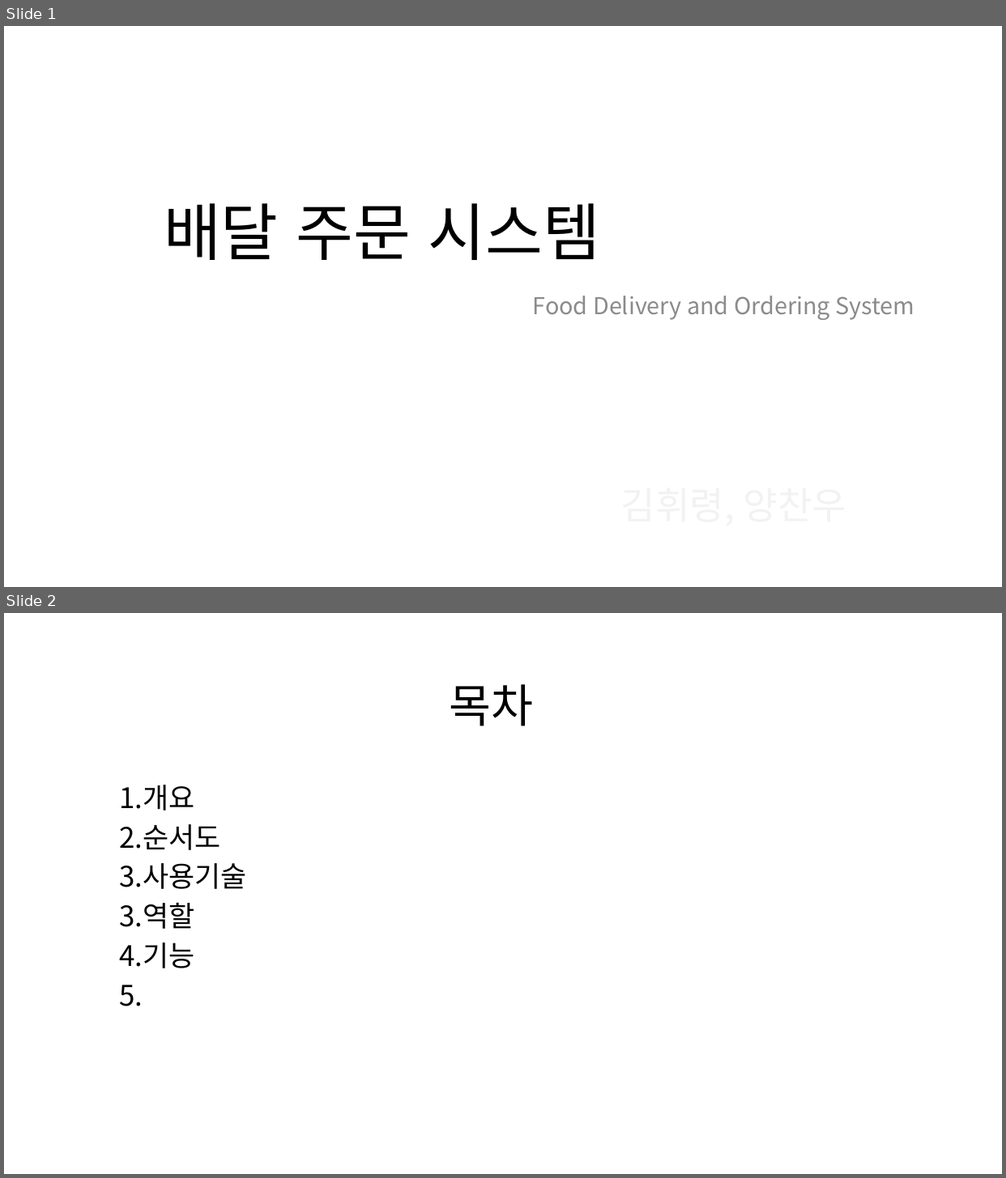
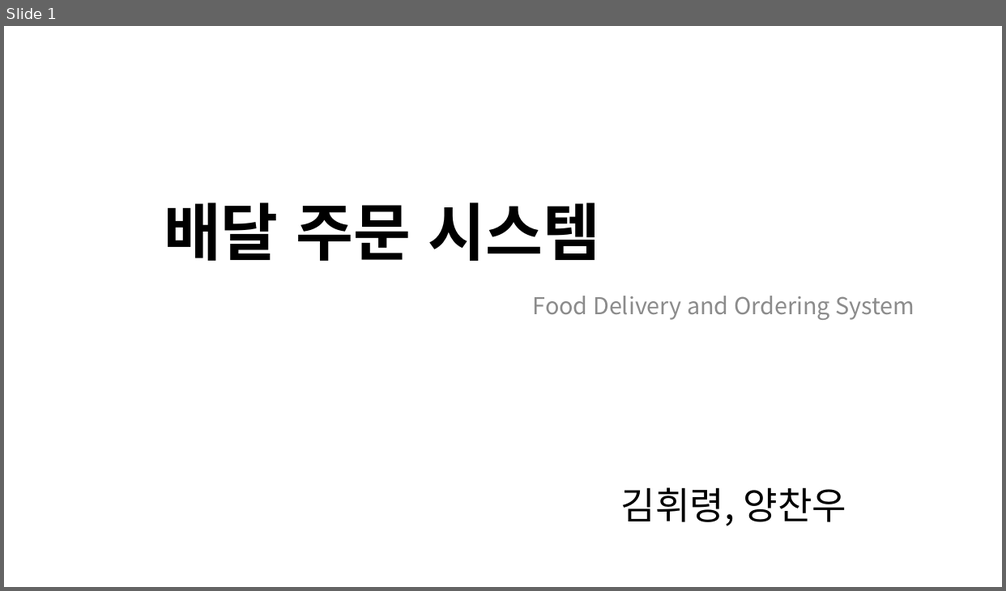
Before and after one commit to ian1321/SwingProject, a slide deck: 배달 주문 시스템.pptx. Shown one above the other, each under a label of ours: slides 1 and 2 before the commit, slide 1 after it. The pictures are 1006x1178 and 1006x591 pixels, drawn with LibreOffice and Linux fonts; fonts in the diff are those of the drawing. Boxes give left, top, right and bottom in pixels: in the first picture for what was removed or moved away, otherwise in the second. Text is boxed around its words. In the diff, an @@ line names an element or a change of style, - is before the commit and + after.

```diff
--- a/배달 주문 시스템.pptx
+++ b/배달 주문 시스템.pptx
@@ slide 2 removed at [4,613,1002,1174], background #FFFFFF @@
@@ title removed at [450,684,534,726] @@
-목차
@@ text removed at [119,785,247,1007] @@
-1.개요
-2.순서도
-3.사용기술
-3.역할
-4.기능
-5.
@@ slide 1 changed as well @@
@@ title "배달 주문 시스템" at [164,203,601,261]: bold on @@
@@ text added at [621,488,847,527], 36 pt, text #000000 @@
+김휘령, 양찬우
```
Also in this commit, not shown: 3 other slides changed, 1 slide added, 3 other slides removed.
